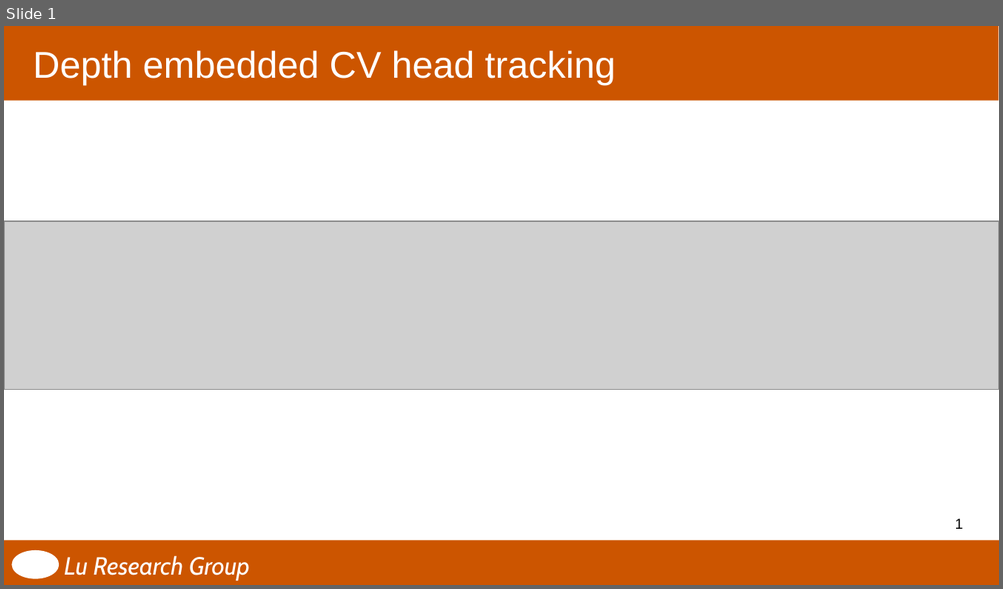
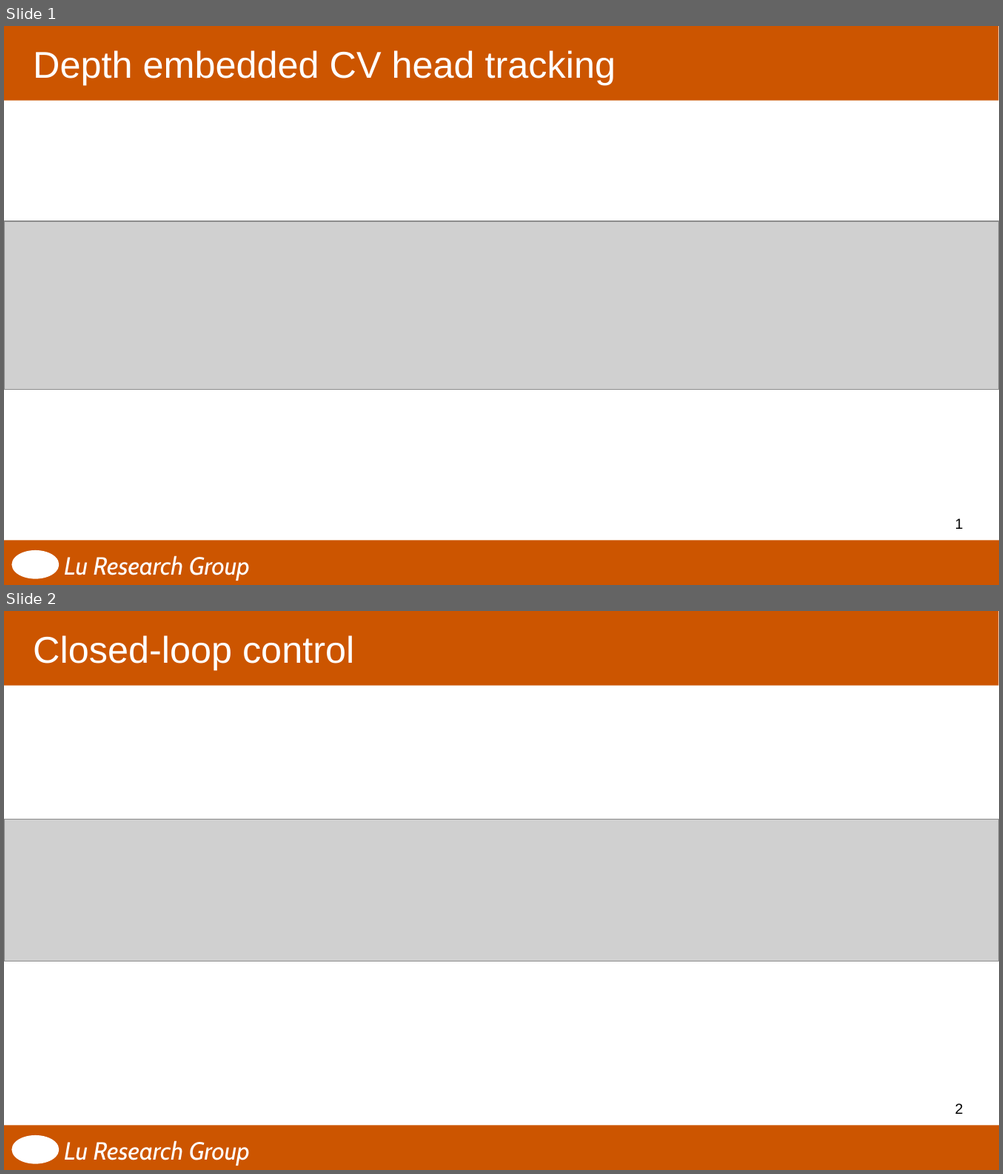
Before and after one commit to CoopperChen/orbbec-head-tracking, a slide deck: docs/pipeline.pptx. Shown one above the other, each under a label of ours: slide 1 before the commit, slides 1 and 2 after it. The pictures are 1003x589 and 1003x1174 pixels, drawn with LibreOffice and Linux fonts; fonts in the diff are those of the drawing; grey boxes stand for pictures; background and template pictures are left out. Boxes give left, top, right and bottom in pixels: in the first picture for what was removed or moved away, otherwise in the second. Text is boxed around its words. In the diff, an @@ line names an element or a change of style, - is before the commit and + after.

```diff
--- a/docs/pipeline.pptx
+++ b/docs/pipeline.pptx
@@ slide 2 added at box(4, 611, 999, 1170), background #FFFFFF; not listed: 5 template elements that a slide beside it also shows @@
@@ title added at box(33, 635, 354, 670), 36 pt, text #FFFFFF @@
+Closed-loop control
@@ picture added at box(4, 820, 999, 962) @@
```
Also in this commit, not shown: 50 other files.
